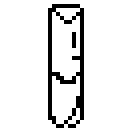
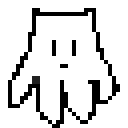
The second w=128, h=128 image is a revision of the first. Changes to its layers:
hid "Right" over [48, 4, 84, 128]
added layer "Front Step1" above "Front Idle" over [8, 8, 120, 128]
